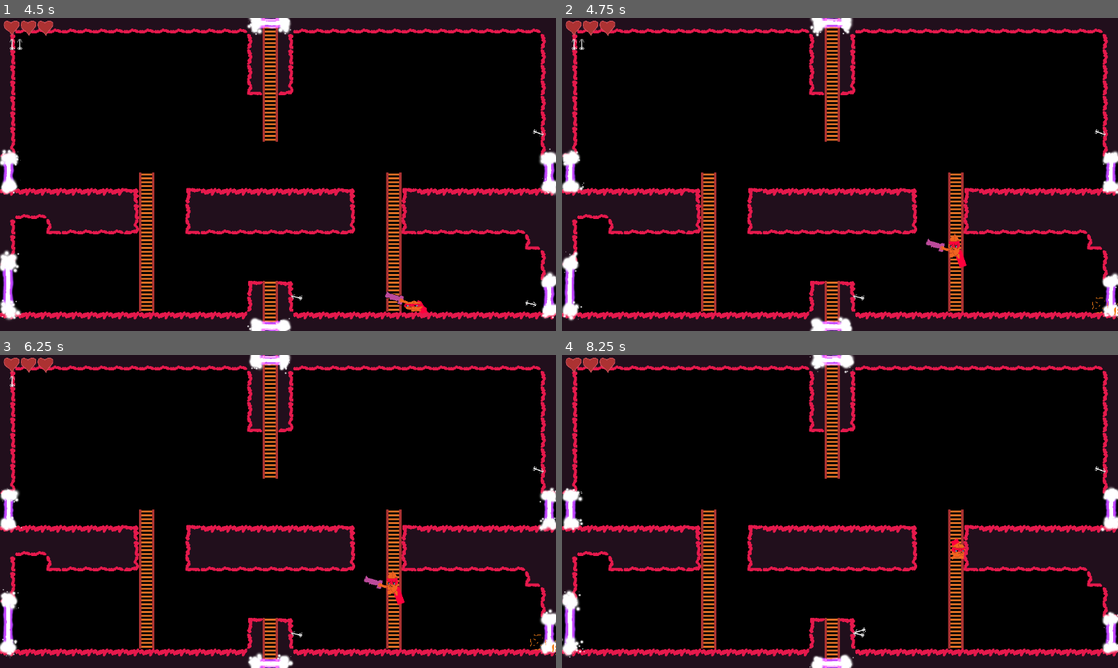
Above: before the commit, frames 1-4 (two rows, left to right).
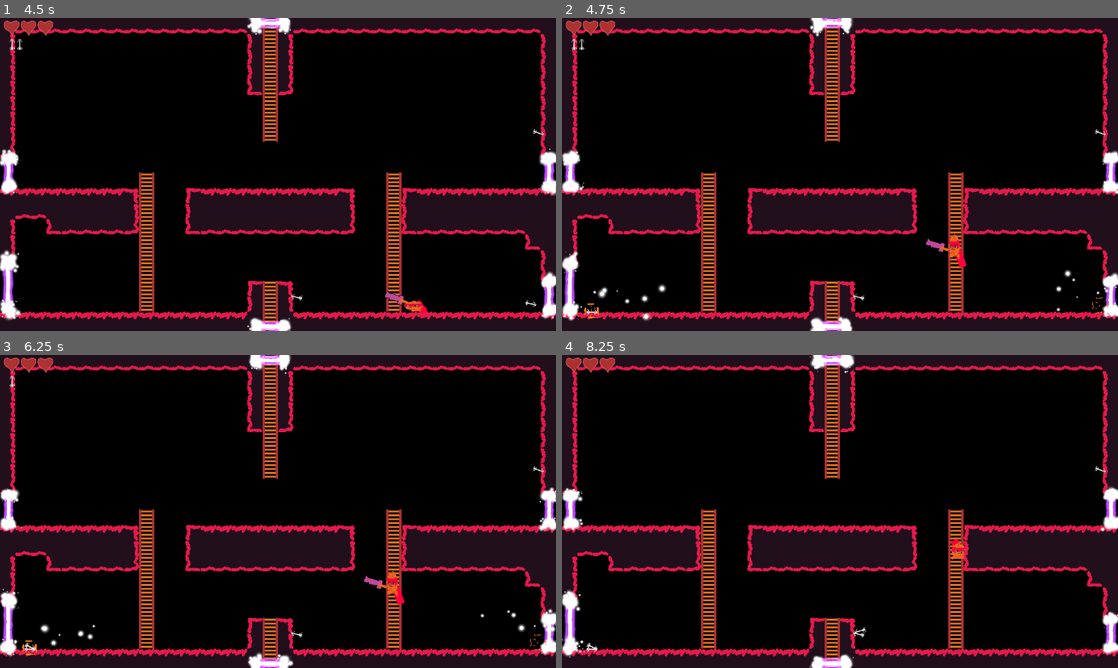
Above: after the commit, the same moments.

Repository: mcerdeira/infinite-dungeon
Game: Godot game, scene res://scenes/main_game.tscn
Two runs of this game, one before a commit and one after it. Both use one fixed random seed, a clock stepped at 60 frames per second and the inputs below.
Inputs:
- Up to frame 1 (4.5 s): hold X (shoot) 0.53-1.28 s; hold D (right) 0.53-2.03 s; tap Z (jump) at 0.77, 1.52, 3.02, 3.77 s; tap X (shoot) at 1.35, 2.85, 4.35 s; hold A (left) 2.03-2.78 s; hold X (shoot) 2.03-2.78 s; hold D (right) 2.78-4.28 s; hold X (shoot) 3.53-4.28 s; hold A (left) from 4.28 s (still down)
- Up to frame 2 (4.75 s): keep holding A (left); tap Z (jump) at 4.52 s
- Up to frame 3 (6.25 s): release A (left) at 5.03 s; hold D (right) 5.03-5.78 s; hold X (shoot) 5.03-5.78 s; hold A (left) from 5.78 s (still down); tap X (shoot) at 5.85 s; tap Z (jump) at 6.02 s
- Up to frame 4 (8.25 s): hold X (shoot) 6.53-7.28 s; tap Z (jump) at 6.77, 7.52 s; release A (left) at 7.28 s; hold D (right) from 7.28 s (still down); tap X (shoot) at 7.35 s; hold X (shoot) from 8.03 s (still down)

Frame 1 is identical in both runs. In frame 2, 0.3% of the frame differs, in the area x 4-100%, y 80-97%; in frame 3, 0.3%; in frame 4, less than 0.1%.

Commit message:
flechas teleport

Diff:
--- a/scenes/door.gd
+++ b/scenes/door.gd
@@ -11,30 +11,34 @@
 	visible = true
 	$collider.set_deferred("disabled", false)
 
-func splashV(pos1, pos2, rot1, rot2):
+func splashV(pos1, pos2, rot1, rot2, mini = false):
 	var splash = particles_splash_obj.instantiate()
 	add_child(splash)
 	splash.global_position = pos1
+	splash.mini = mini
 	splash.rotation_degrees = rot1
 	splash._emit()
 	#
 	splash = particles_splash_obj.instantiate()
 	add_child(splash)
 	splash.global_position = pos2
+	splash.mini = mini
 	splash.rotation_degrees = rot2
 	splash._emit()
 
 
-func splashH(pos1, pos2, sca1, sca2):
+func splashH(pos1, pos2, sca1, sca2, mini = false):
 	var splash = particles_splash_obj.instantiate()
 	add_child(splash)
 	splash.global_position = pos1
+	splash.mini = mini
 	splash.scale.x = splash.scale.x * sca1
 	splash._emit()
 	#
 	splash = particles_splash_obj.instantiate()
 	add_child(splash)
 	splash.global_position = pos2
+	splash.mini = mini
 	splash.scale.x = splash.scale.x * sca2
 	splash._emit()
 
@@ -85,3 +89,50 @@
 			splashH(pos1, pos2, sca1, sca2)
 		elif v:
 			splashV(pos1, pos2, rot1, rot2)
+
+func _on_area_entered(area: Area2D) -> void:
+	if area and area.is_in_group("arrows"):
+		var width = get_viewport().get_visible_rect().size.x
+		var height = get_viewport().get_visible_rect().size.y
+		var player_postition = area.global_position
+		var pos1 = 0
+		var pos2 = 0
+		var sca1 = 0
+		var sca2 = 0
+		var rot1 = 0
+		var rot2 = 0
+		var h = false
+		var v = false
+
+		if player_postition.x > width - 32:
+			pos1 = Vector2(area.global_position.x, area.global_position.y - 32)
+			area.global_position.x = 32
+			sca1 = -1
+			sca2 = 1
+			h = true
+			pos2 = Vector2(area.global_position.x, area.global_position.y - 32)
+		elif player_postition.x < 32:
+			pos1 = Vector2(area.global_position.x, area.global_position.y - 32)
+			area.global_position.x = width - 32
+			sca1 = 1
+			sca2 = -1
+			h = true
+			pos2 = Vector2(area.global_position.x, area.global_position.y - 32)
+		elif player_postition.y > height - 96:
+			pos1 = area.global_position
+			rot1 = 180.0
+			rot2 = 0.0
+			v = true
+			area.global_position.y = 32
+			pos2 = area.global_position
+		elif player_postition.y < 64:
+			pos1 = area.global_position
+			rot1 = 0.0
+			rot2 = 180.0
+			v = true
+			area.global_position.y = height - 16
+			pos2 = area.global_position
+		if h:
+			splashH(pos1, pos2, sca1, sca2, true)
+		elif v:
+			splashV(pos1, pos2, rot1, rot2, true)
--- a/scenes/door.tscn
+++ b/scenes/door.tscn
@@ -16,4 +16,5 @@
 [node name="fire_emiter" parent="." unique_id=1715021608 instance=ExtResource("2_uvdjg")]
 position = Vector2(-1, 96)
 
+[connection signal="area_entered" from="." to="." method="_on_area_entered"]
 [connection signal="body_entered" from="." to="." method="_on_body_entered"]
--- a/scenes/doorx2.tscn
+++ b/scenes/doorx2.tscn
@@ -17,4 +17,5 @@
 position = Vector2(0, 63.000004)
 scale = Vector2(1, 0.6)
 
+[connection signal="area_entered" from="." to="." method="_on_area_entered"]
 [connection signal="body_entered" from="." to="." method="_on_body_entered"]
--- a/scenes/particles_splash.gd
+++ b/scenes/particles_splash.gd
@@ -1,11 +1,14 @@
 extends Node2D
+var mini = false
 
 func _emit():
-	$GPUParticles2D.emitting = true
-	$GPUParticles2D2.emitting = true
-	$GPUParticles2D3.emitting = true
-	$GPUParticles2D4.emitting = true
+	if mini:
+		$GPUParticles2D4.emitting = true
+	else:
+		$GPUParticles2D.emitting = true
+		$GPUParticles2D2.emitting = true
+		$GPUParticles2D3.emitting = true
+		$GPUParticles2D4.emitting = true
 
 func _on_gpu_particles_2d_4_finished() -> void:
-	return
 	queue_free()
